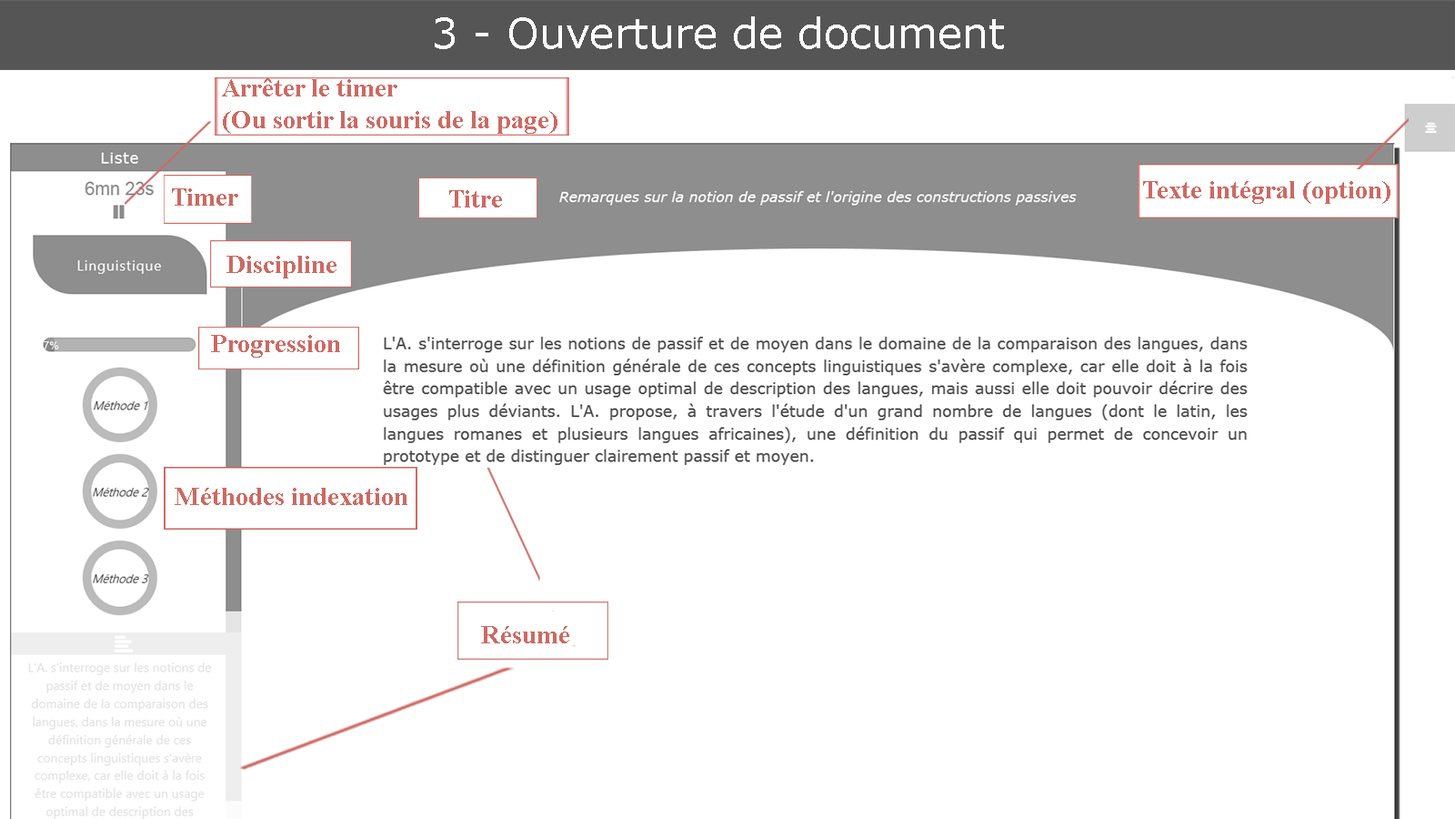
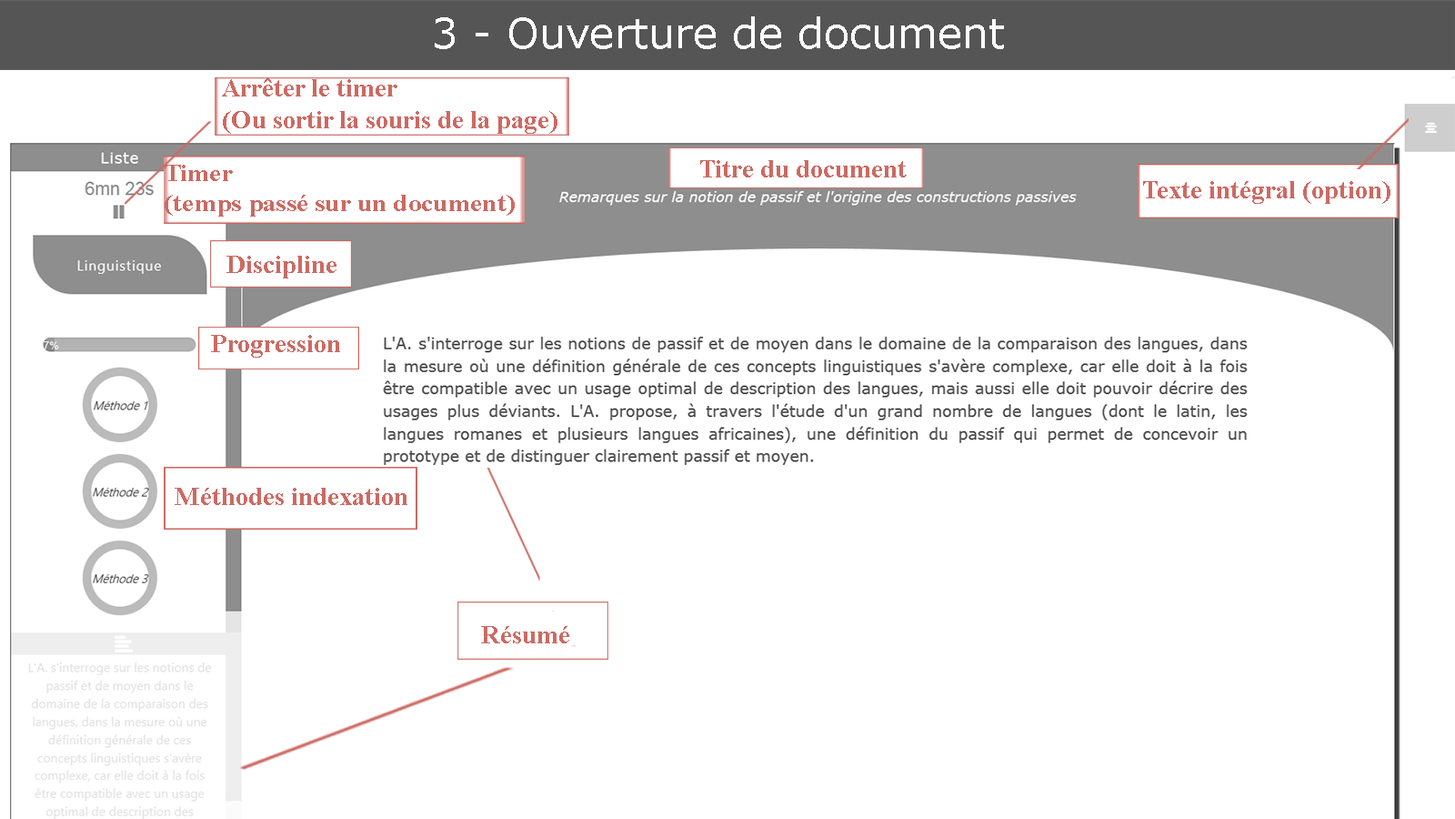
Layered file, before and after one edit (1455px x 819px). Changes by layer:
painted on "Timer" over [164, 164, 515, 217]
painted on "titre" (1st of 2) over [449, 160, 907, 208]
painted on "timer" over [163, 155, 525, 224]
painted on "titre" (2nd of 2) over [418, 147, 925, 219]
